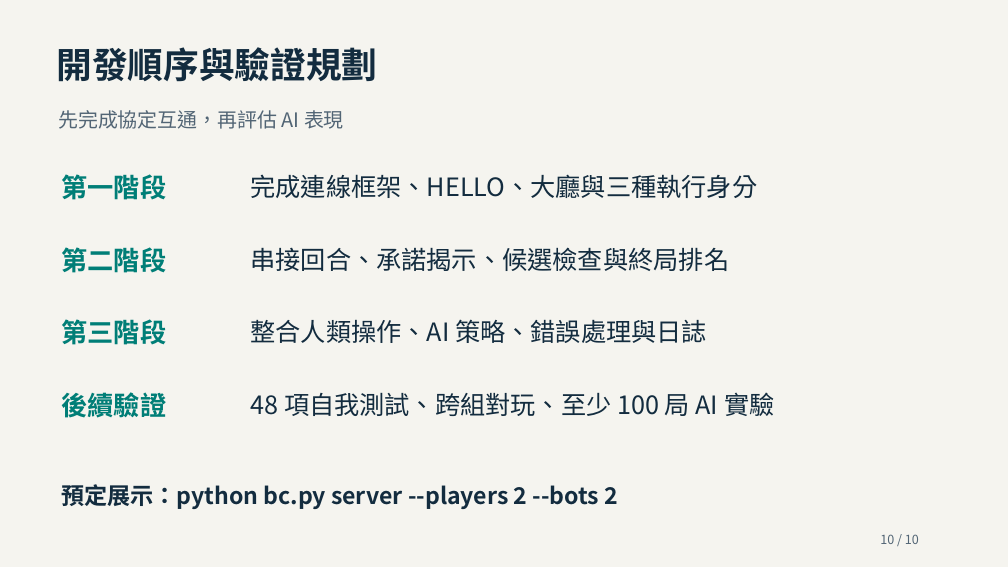
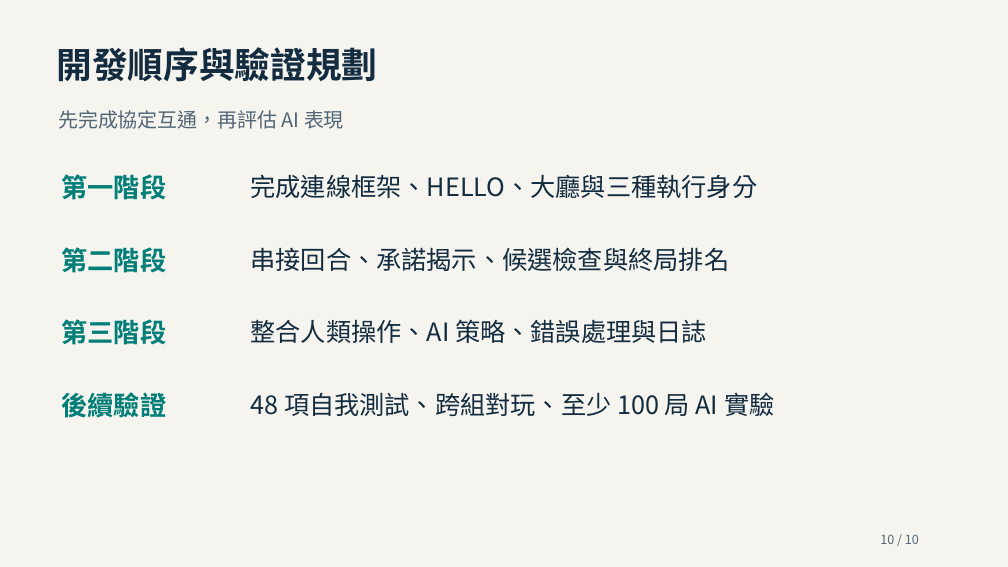
Before and after one commit to shouxuan0201/Network_application_software_design, a slide deck: slide 10 of presentation/期末專題_設計與規劃.pptx. Drawn at 1008x567 pixels with LibreOffice and Linux fonts; fonts in the diff are those of the drawing. Boxes give left, top, right and bottom in pixels: in the first picture for what was removed or moved away, otherwise in the second. Text is boxed around its words. In the diff, an @@ line names an element or a change of style, - is before the commit and + after.

```diff
--- a/presentation/期末專題_設計與規劃.pptx
+++ b/presentation/期末專題_設計與規劃.pptx
@@ text removed at (61, 484, 619, 509) @@
-預定展示：python bc.py server --players 2 --bots 2
```
Also in this commit, not shown: 3 other slides changed, 1 other file.
